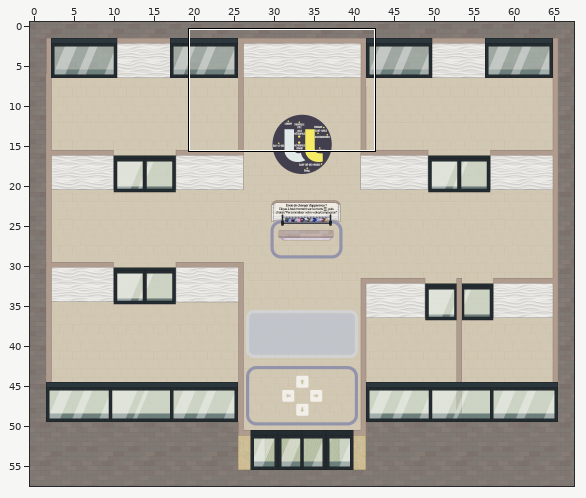
One commit to this Tiled map (JSON): pole_polyvalent_test.tmj. Above: a wide view before the commit, with the close-up outlined.
Close-up. As it was:
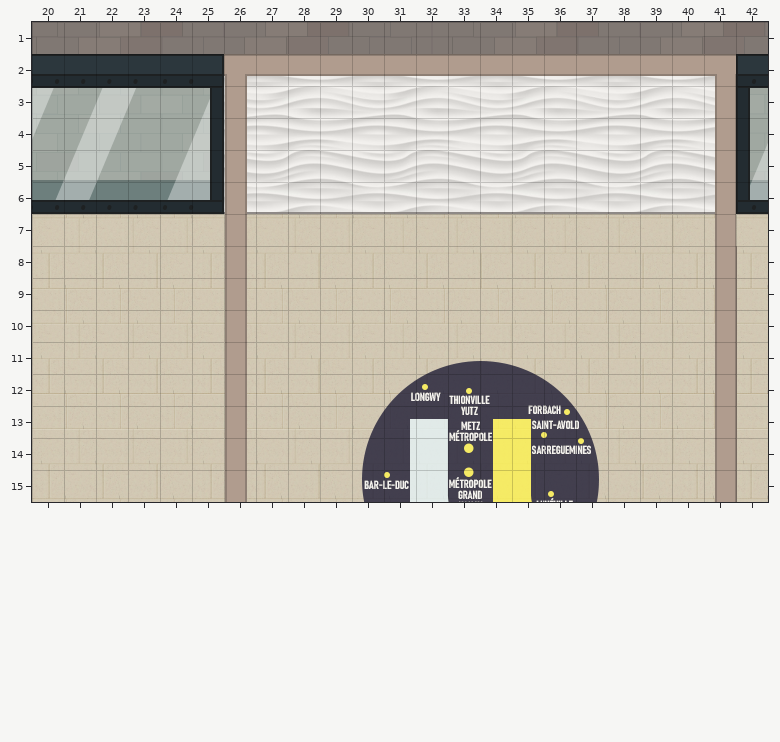
Cells are 32x32 px. Shown: x 20..42, y 1..15. The commit also changed other parts of the map, which this record leaves out. Tiles whose own drawing changed are shown in their newer look in all pictures. Not drawn, because the pictures are missing: unchanged layer "start".
And afterwards:
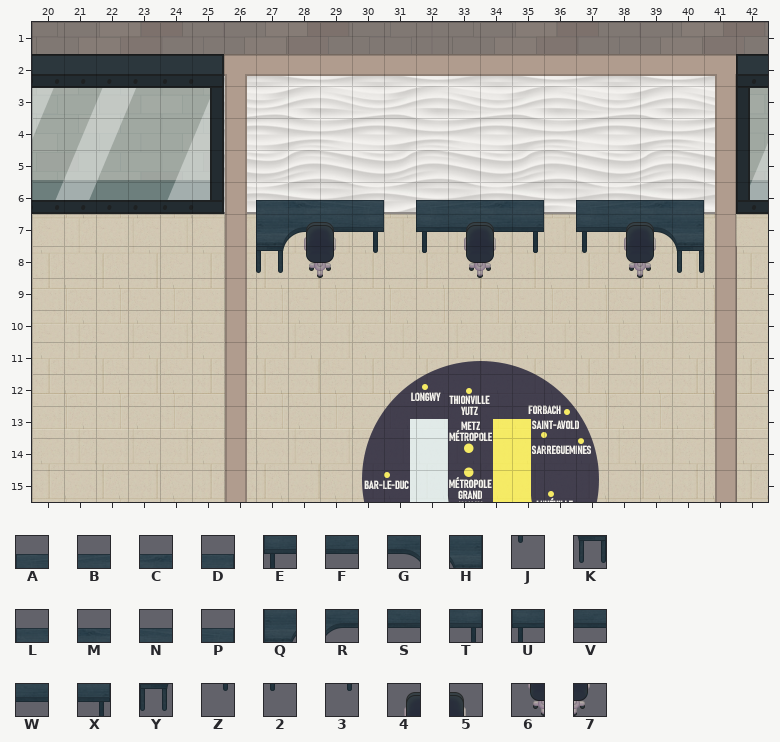
Key: from "mobilier SOIP": A 2525, B 2526, C 2527, D 2528, E 2593, F 2594, G 2595, H 2596, J 2661, K 2664, L 2797, M 2798, N 2799, P 2800, Q 2865, R 2866, S 2867, T 2868, U 2870, V 2871, W 2872, X 2873, Y 2933, Z 2936, 2 2938, 3 2941, 4 3062, 5 3063, 6 3130, 7 3131.
_ is an empty cell.
Tiles of an added or newly shown layer are drawn over the layers below it.
Changes in this commit:
Layer "meubles1" (added):
y 6: x 27..30 ____ -> LMNP; x 32..35 ____ -> ABCD; x 37..40 ____ -> ABCD
y 7: x 27..30 ____ -> QRST; x 32..35 ____ -> UVWX; x 37..40 ____ -> EFGH
y 8: x 27 _ -> Y; x 30 _ -> Z; x 32 _ -> 2; x 35 _ -> 3; x 37 _ -> J; x 40 _ -> K
Layer "meubles2" (added):
y 7: x 28..29 __ -> 45; x 33..34 __ -> 45; x 38..39 __ -> 45
y 8: x 28..29 __ -> 67; x 33..34 __ -> 67; x 38..39 __ -> 67
